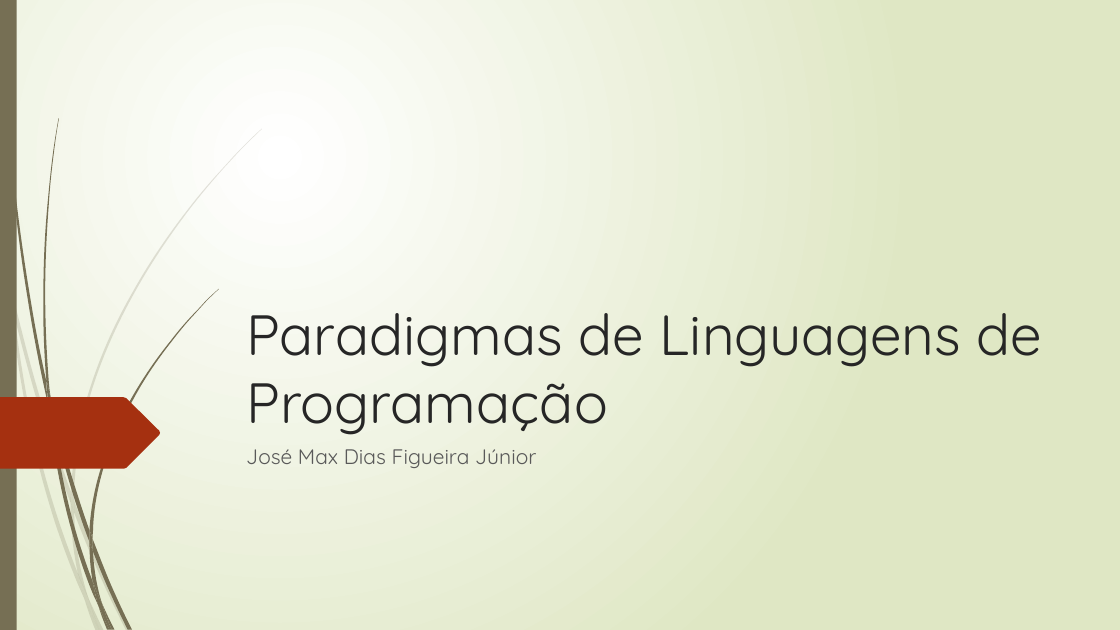
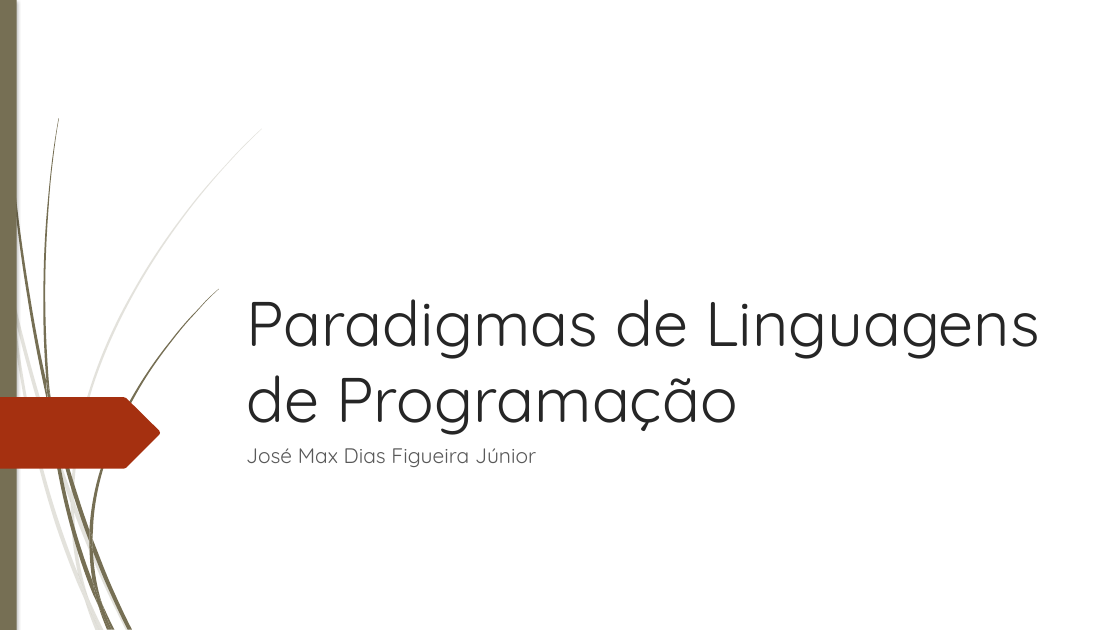
Before and after one commit to josemdfjunior/PLP, a slide deck: slide 1 of Atividade09/PLP_Atividade_09__Max.pptx. Drawn at 1120x630 pixels with LibreOffice and Linux fonts; fonts in the diff are those of the drawing. Boxes give left, top, right and bottom in pixels: in the first picture for what was removed or moved away, otherwise in the second. Text is boxed around its words. In the diff, an @@ line names an element or a change of style, - is before the commit and + after.

```diff
--- a/Atividade09/PLP_Atividade_09__Max.pptx
+++ b/Atividade09/PLP_Atividade_09__Max.pptx
@@ background gradient #FFFFFF to #DFE8C4 to #FFFFFF @@
@@ rectangle at (x1=0, y1=0, x2=17, y2=630): shadow on @@
@@ text "Paradigmas de Linguagens de Programação" at (x1=246, y1=299, x2=1040, y2=435): size 48.6 to 54 pt @@
@@ outline redrawn in 12 elements at (x1=12, y1=290, x2=71, y2=503), (x1=74, y1=501, x2=130, y2=630), (x1=9, y1=294, x2=85, y2=600), (x1=71, y1=503, x2=88, y2=597), (x1=71, y1=129, x2=262, y2=501), (x1=78, y1=574, x2=100, y2=630), (x1=3, y1=0, x2=48, y2=404), (x1=92, y1=539, x2=132, y2=629), (x1=43, y1=118, x2=59, y2=397), (x1=89, y1=289, x2=218, y2=539), (x1=89, y1=542, x2=102, y2=604), (x1=89, y1=530, x2=92, y2=551) @@
```
Also in this commit, not shown: 14 other slides changed.
